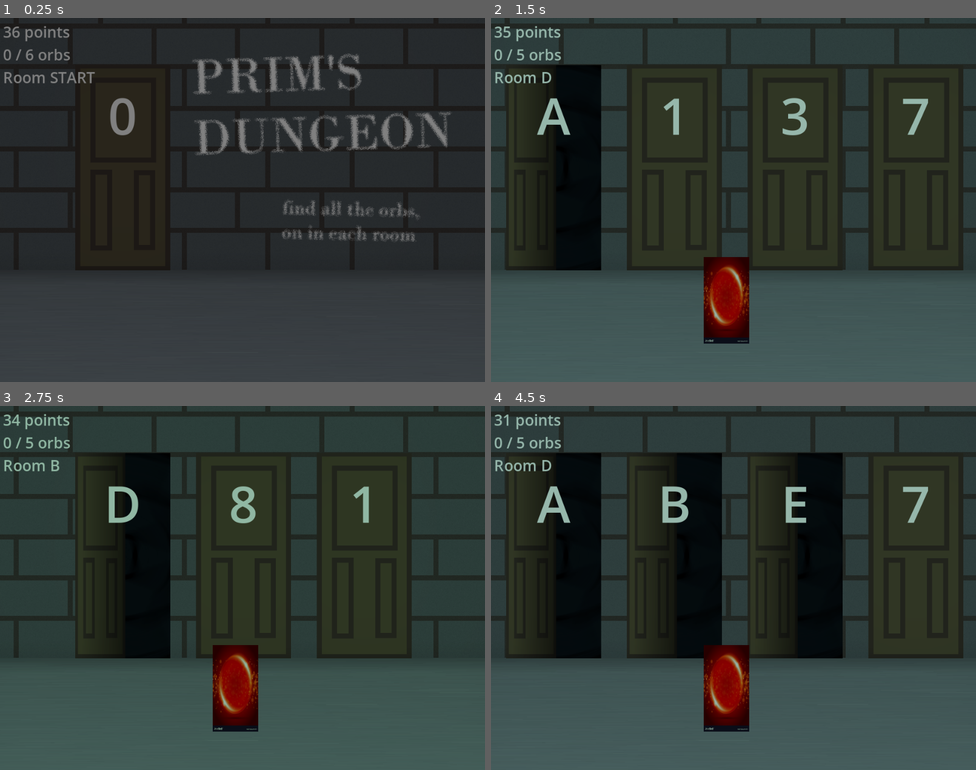
Above: before the commit, frames 1-4 (two rows, left to right).
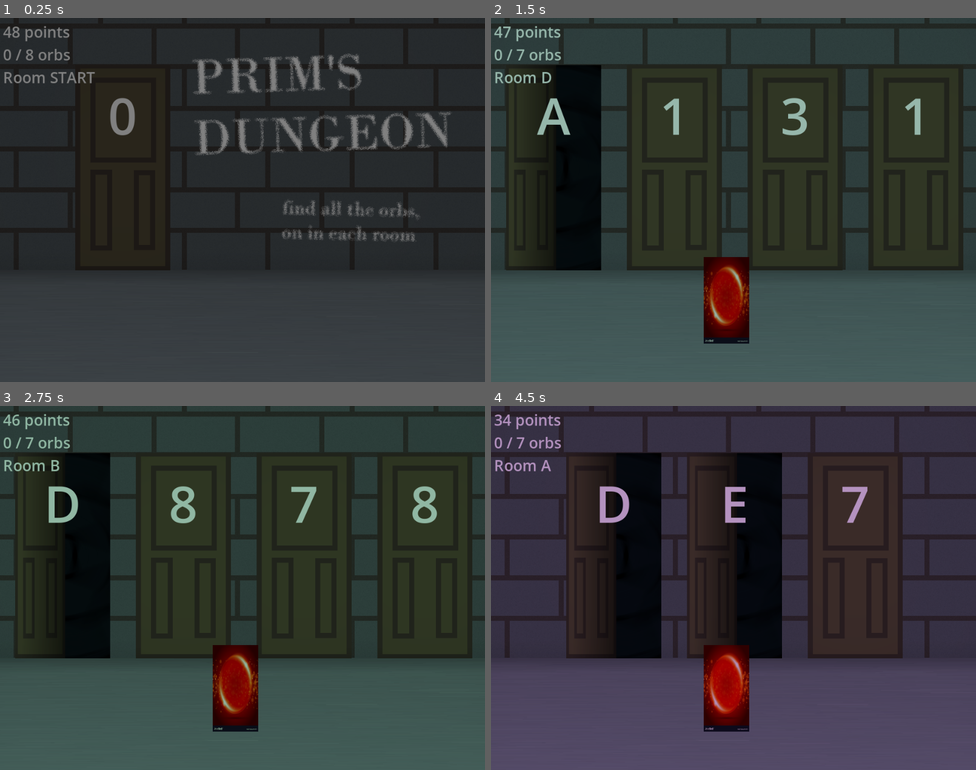
Above: after the commit, the same moments.

Repository: DasParijat/Das-GameJamSpring2025
Game: Godot game, scene res://Game Scenes/game.tscn
Two runs of this game, one before a commit and one after it. Both use one fixed random seed, a clock stepped at 60 frames per second and the inputs below.
Inputs:
- Up to frame 1 (0.25 s): no input
- Up to frame 2 (1.5 s): click "efef" at 0.5 s; click "efef" at 1.25 s
- Up to frame 3 (2.75 s): click "efef" at 2 s
- Up to frame 4 (4.5 s): click "efef" at 2.75 s; click "efef" at 3.5 s; click "efef" at 4.25 s

The runs differ from the first frame. In frame 1, less than 0.1% of the frame differs, in the area x 0-7%, y 2-12%; in frame 2, 0.3%; in frame 3, 21%; in frame 4, 44%, in the area x 0-98%, y 2-89%.

Commit message:
Last commit of game jam

Diff:
--- a/Game Scenes/game.gd
+++ b/Game Scenes/game.gd
@@ -23,7 +23,7 @@
 	GRH.connect("door_entered", Callable(self, "_on_door_entered"))
 	randomize()
 
-	generate_rooms(5)
+	generate_rooms(randi_range(5, 15))
 	generate_doors()
 
 	rooms_array[0].orb_found = true
